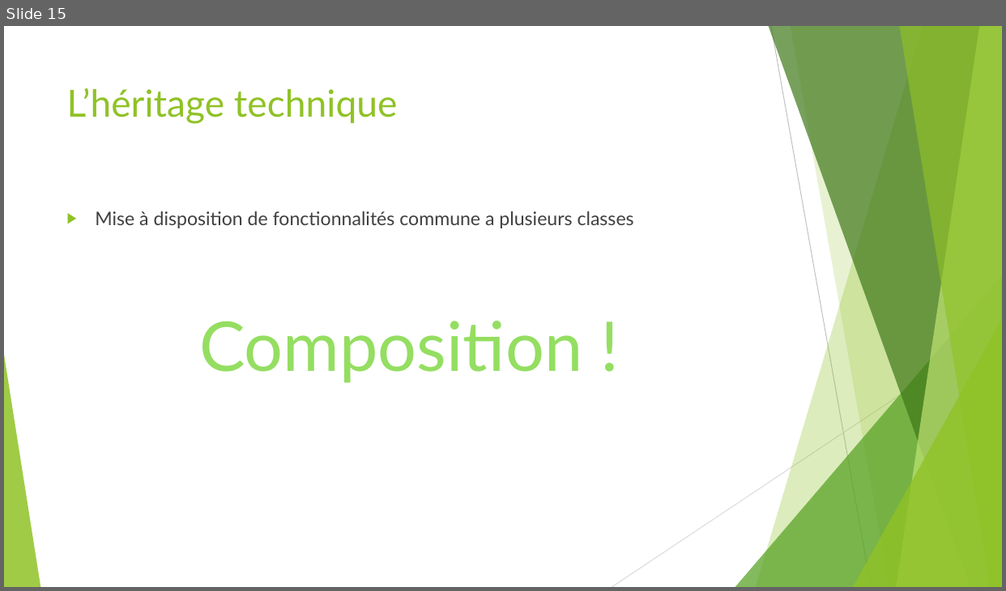
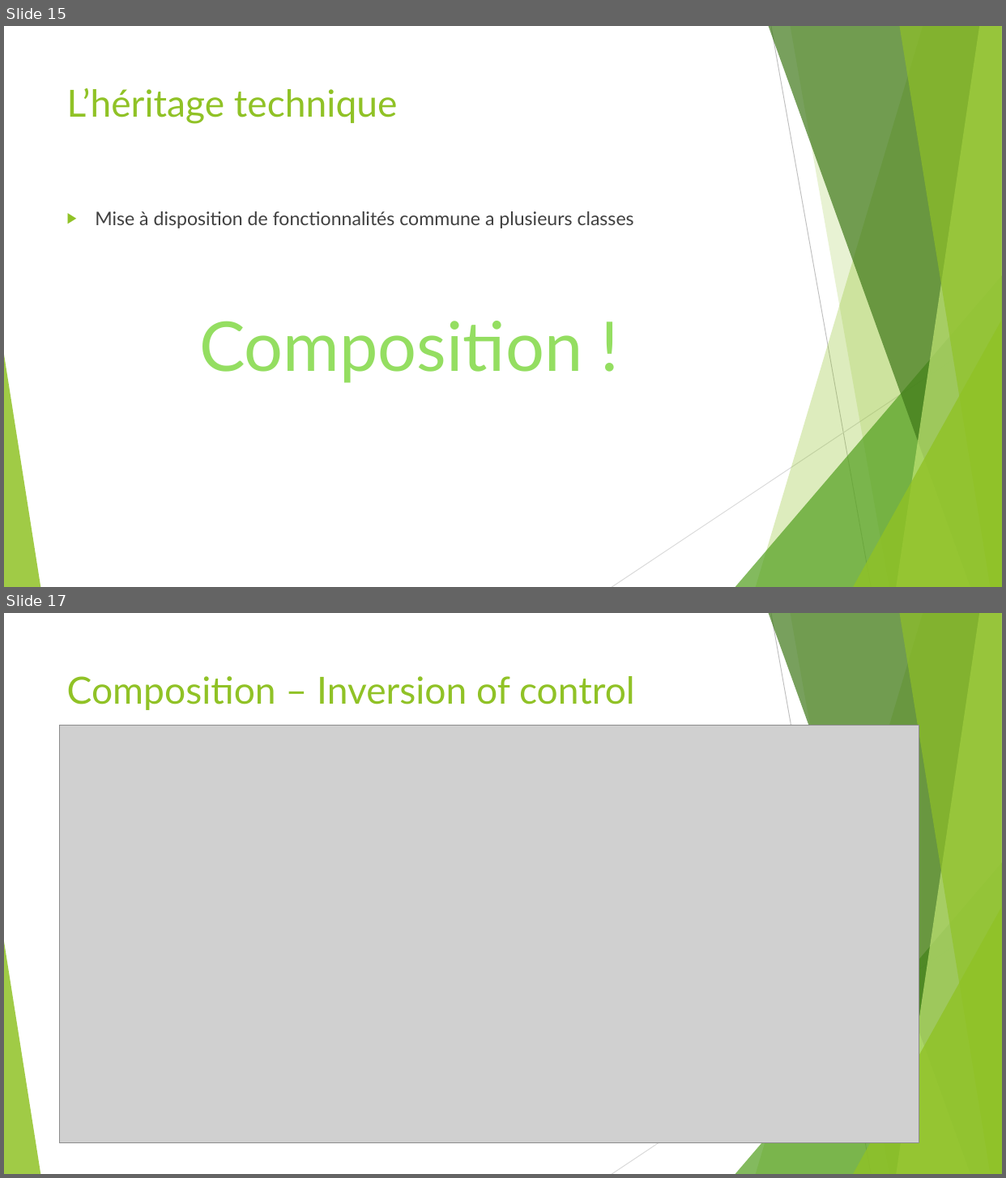
Before and after one commit to worming004/OOPAndGo, a slide deck: PPT/OOPAndGo.pptx. Shown one above the other, each under a label of ours: slide 15 before the commit, slides 15 and 17 after it; the slides between them are not shown. The pictures are 1006x591 and 1006x1178 pixels, drawn with LibreOffice and Linux fonts; fonts in the diff are those of the drawing; grey boxes stand for pictures. Boxes give left, top, right and bottom in pixels: in the first picture for what was removed or moved away, otherwise in the second. Text is boxed around its words. In the diff, an @@ line names an element or a change of style, - is before the commit and + after.

Commit message:
composition finish

```diff
--- a/PPT/OOPAndGo.pptx
+++ b/PPT/OOPAndGo.pptx
@@ slide 17 added at <box>4,613,1002,1174</box>, background #FFFFFF; not listed: 10 template elements that a slide beside it also shows @@
@@ title added at <box>67,676,635,710</box>, 36 pt, text #90C226 @@
+Composition – Inversion of control
@@ picture added at <box>59,726,919,1144</box> @@
```
Also in this commit, not shown: 1 slide changed, 3 other files.
